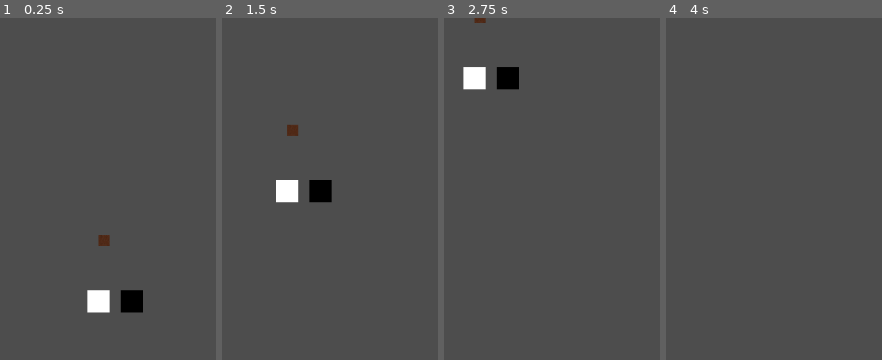
Above: before the commit, frames 1-4 (left to right).
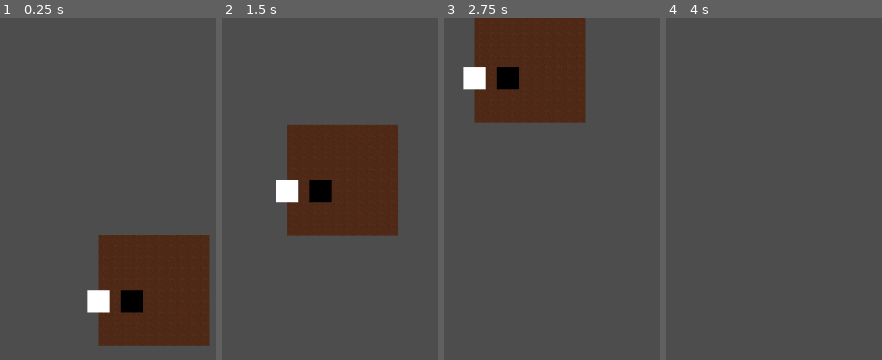
Above: after the commit, the same moments.

Repository: F1ejm/Bratislava_GameJam
Game: Godot game, scene res://Main/Main.tscn
Same seed, same stepped clock (60 frames per second), same inputs: the game is played once before the commit and once after it.
Inputs (mouse positions are in pixels of both pictures, inside the frame that each line leads up to):
- Up to frame 1 (0.25 s): no input
- Up to frame 2 (1.5 s): move the mouse to (outside the picture) at 0.52 s; move the mouse to (outside the picture) at 1.27 s
- Up to frame 3 (2.75 s): move the mouse to (623, 144) at 2.02 s
- Up to frame 4 (4 s): move the mouse to (724, 332) at 2.77 s; move the mouse to (outside the picture) at 3.52 s

The runs differ from the first frame. In frame 1, 16% of the frame differs, in the area x 45-98%, y 63-96%; in frame 2, 16%; in frame 3, 15%; in frame 4, nothing differs.

Commit message:
chunk gen basic

Diff:
--- a/Main/Main.tscn
+++ b/Main/Main.tscn
@@ -6,12 +6,12 @@
 
 [node name="Main" type="Node2D" unique_id=2043031081]
 
-[node name="Miner" parent="." unique_id=543357979 instance=ExtResource("2_83ytx")]
-
-[node name="PlayerCamera" type="Camera2D" parent="." unique_id=1279858724]
+[node name="background" parent="." unique_id=2010711369 node_paths=PackedStringArray("player") instance=ExtResource("3_amygn")]
+player = NodePath("../Miner")
 
 [node name="Trail" parent="." unique_id=368303599 node_paths=PackedStringArray("player") instance=ExtResource("1_lxy7q")]
 player = NodePath("../Miner")
 
-[node name="background" parent="." unique_id=2010711369 node_paths=PackedStringArray("player") instance=ExtResource("3_amygn")]
-player = NodePath("../Miner")
+[node name="Miner" parent="." unique_id=543357979 instance=ExtResource("2_83ytx")]
+
+[node name="PlayerCamera" type="Camera2D" parent="." unique_id=1279858724]
--- a/background/back/background.gd
+++ b/background/back/background.gd
@@ -4,13 +4,18 @@
 @export var tile: TileMap
 @export var player : CharacterBody2D
 
+@export var hight:=  10
+@export var width:= 10
 
 func _ready() -> void:
 	global_position = Vector2(0,0)
 
-	tile.set_cell(0,Vector2i(10,1),0)
-
-
 
 func detector_entered() -> void:
 	tile.set_cell(0,Vector2i(0,0),0,Vector2(1,1),0)
+
+	for h in hight:
+		for w in width:
+			tile.set_cell(0,Vector2i(w,h),0,Vector2(1,1),0)
+
+	detector.queue_free()
